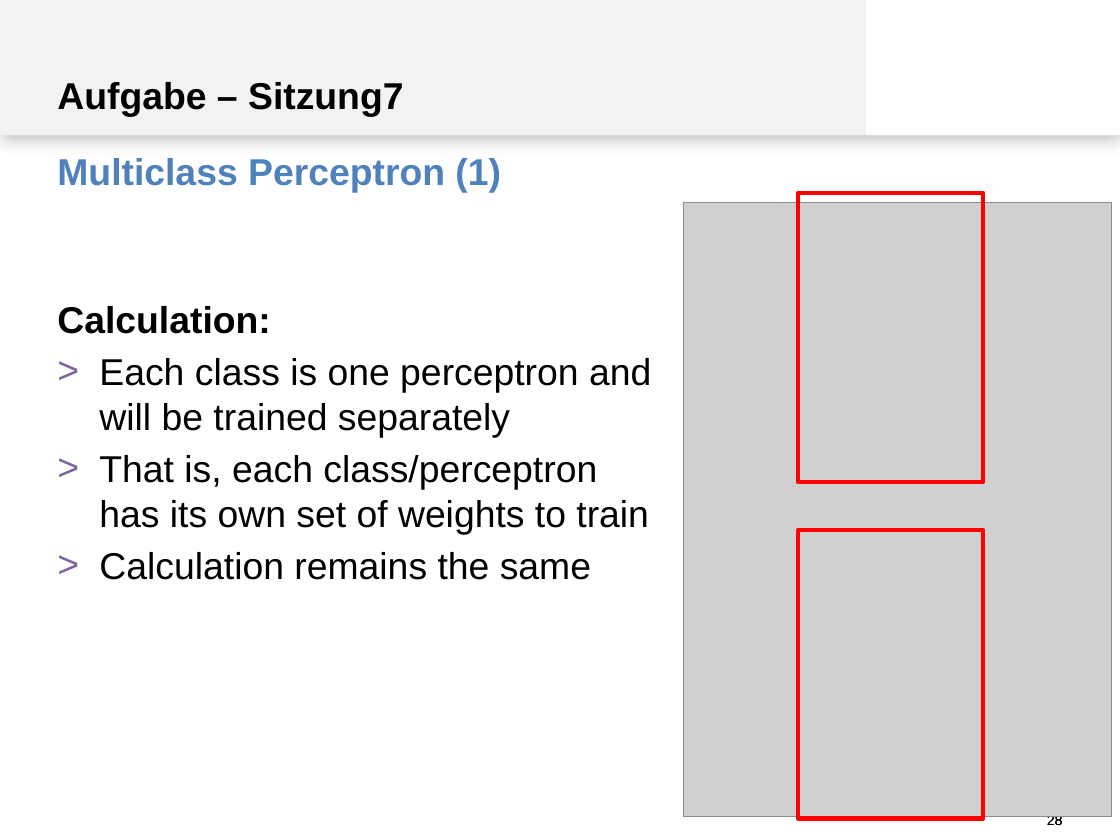
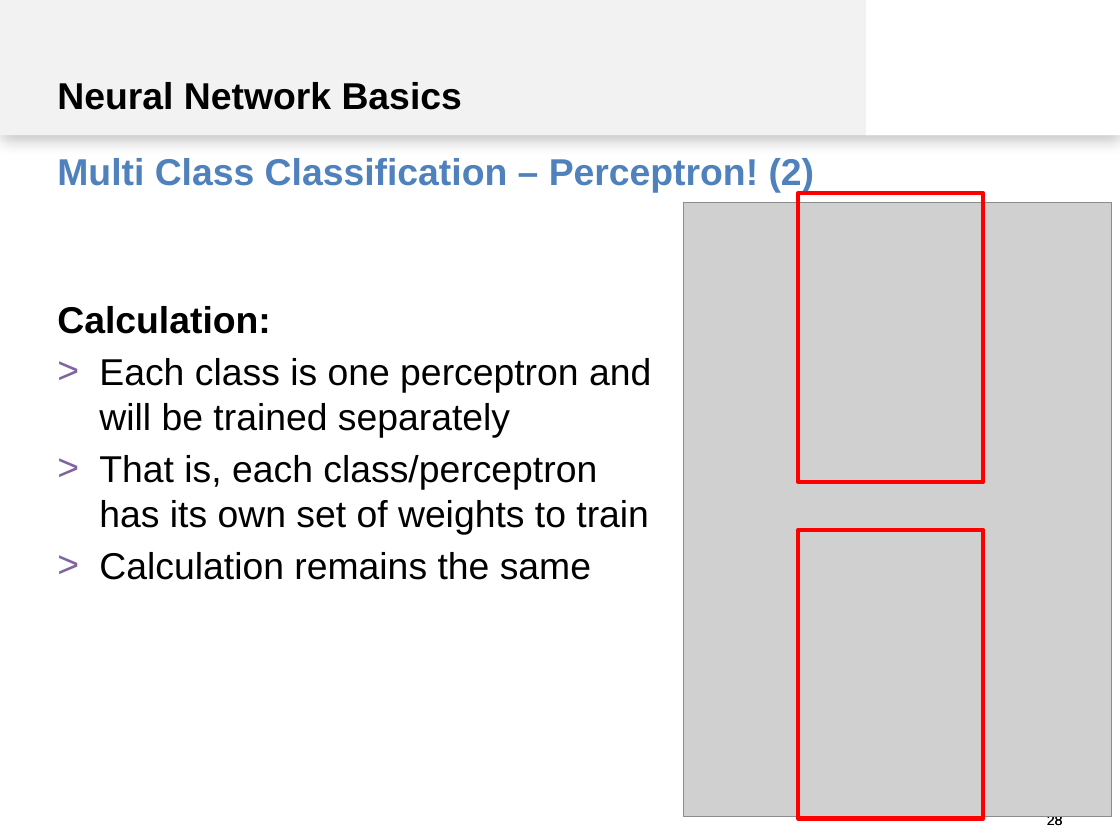
Before and after one commit to spinfo/LSS_DLwithText, a slide deck: slide 28 of docs/introduction.pptx. Drawn at 1120x840 pixels with LibreOffice and Linux fonts; fonts in the diff are those of the drawing; grey boxes stand for pictures. Boxes give left, top, right and bottom in pixels: in the first picture for what was removed or moved away, otherwise in the second. Text is boxed around its words. In the diff, an @@ line names an element or a change of style, - is before the commit and + after.

```diff
--- a/docs/introduction.pptx
+++ b/docs/introduction.pptx
@@ text at [57, 82, 462, 110]: text changed @@
-Aufgabe – Sitzung7
+Neural Network Basics
@@ text at [57, 158, 815, 192]: text changed @@
-Multiclass Perceptron (1)
+Multi Class Classification – Perceptron! (2)
```
Also in this commit, not shown: 7 other slides changed.
